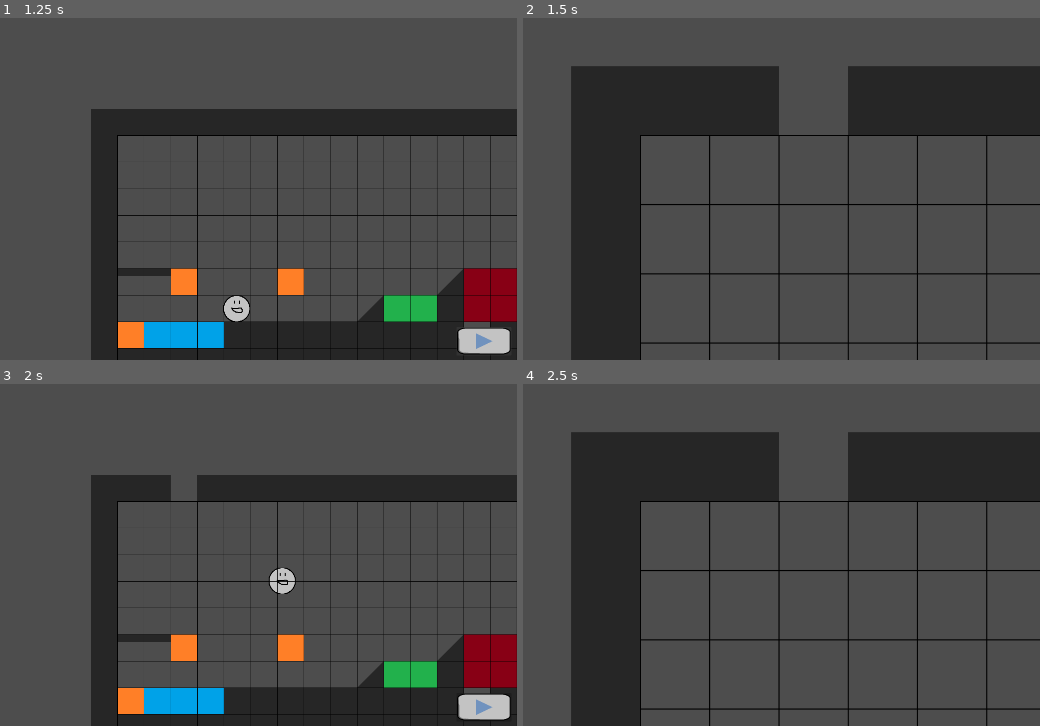
Above: before the commit, frames 1-4 (two rows, left to right).
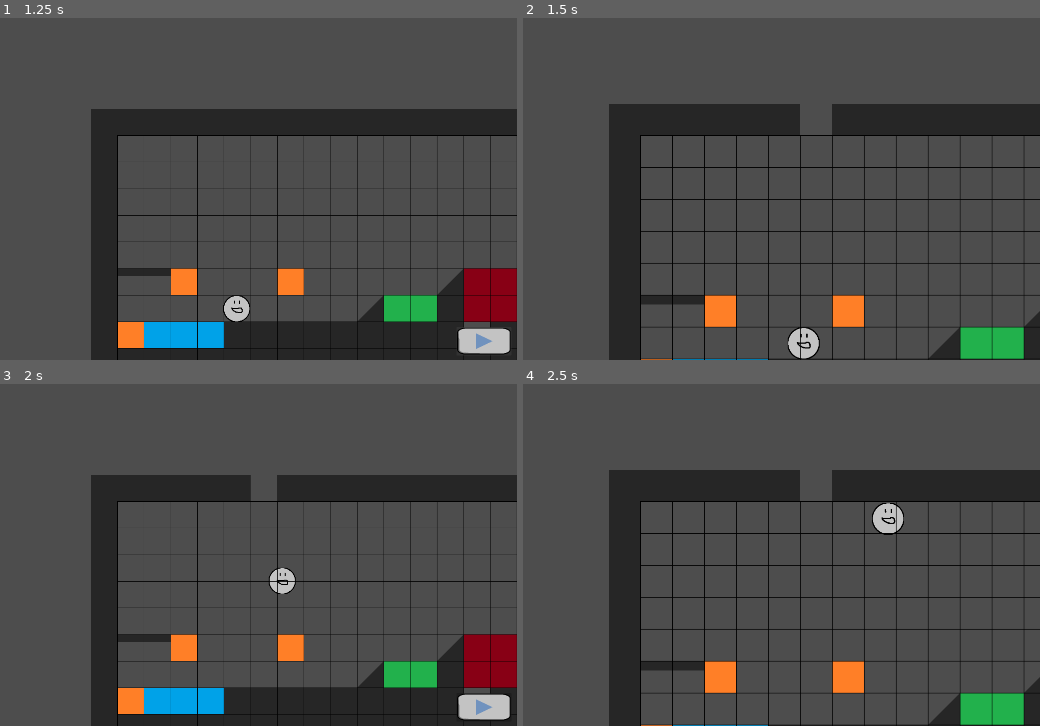
Above: after the commit, the same moments.

Repository: superwhack/levelsmith-platformer
Game: Godot game, scene res://Scenes/node_2d.tscn
Same seed, same stepped clock (60 frames per second), same inputs: the game is played once before the commit and once after it.
Inputs (mouse positions are in pixels of both pictures, inside the frame that each line leads up to):
- Up to frame 1 (1.25 s): click (485, 342) at 0.5 s
- Up to frame 2 (1.5 s): tap Enter at 1.25 s; move the mouse to (817, 113) at 1.27 s; hold Right (right) from 1.28 s (still down); tap Mouse wheel up (zoom_in) at 1.35 s; click (817, 113) at 1.42 s
- Up to frame 3 (2 s): keep holding Right (right); tap Space (jump) at 1.52 s; tap Mouse wheel down (zoom_out) at 1.55 s
- Up to frame 4 (2.5 s): keep holding Right (right); move the mouse to (outside the picture) at 2.02 s; tap Mouse wheel down (zoom_out) at 2.1 s; tap Space (jump) at 2.27 s; tap Mouse wheel up (zoom_in) at 2.3 s

Frame 1 is identical in both runs. In frame 2, 23% of the frame differs, in the area x 9-100%, y 14-100%; in frame 3, 0.8%; in frame 4, 23%.

Commit message:
scrolling fixed

Diff:
--- a/levelsmith-platformer/Scripts/CameraManager.gd
+++ b/levelsmith-platformer/Scripts/CameraManager.gd
@@ -48,14 +48,11 @@
 			process_build_camera(delta)
 
 			#var zoom_dir: float = 0.0
+			if (Input.is_action_just_pressed("zoom_in")):
+				process_zoom(zoomSpeed)
 
-			var zoom_dir: float = Input.get_axis("zoom_out", "zoom_in")
-
-			if zoom_dir != 0.0:
-				process_zoom(zoom_dir * zoomSpeed)
-
-			if zoom_dir != 0.0:
-				process_zoom(zoom_dir * zoomSpeed)
+			if (Input.is_action_just_pressed("zoom_out")):
+				process_zoom(-zoomSpeed)
 
 		State.PLAY:
 			process_player_camera(delta)
